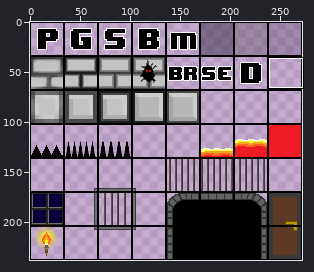
Two versions of one sprite sheet, assets/art/tiles/tileset/tileset1.png. The picture above shows the old version from afar; the outline marks the close-up.
Close-up. First the earlier version:
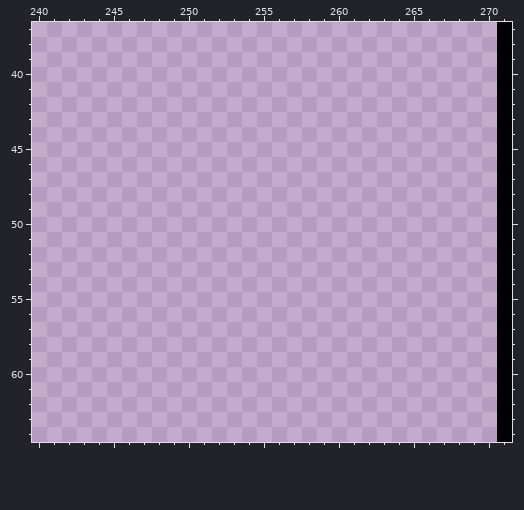
The file is 272x238 pixels. Pixels under 10% opacity are left out. Colours within 5 levels of each other are drawn and written as one. Shown: x 240..271, y 37..64.
Now the later version:
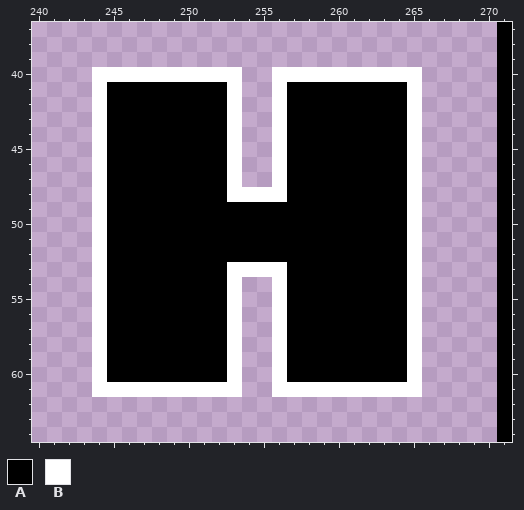
Palette (. is transparent): A #000000  B #ffffff
Edits made:
@@ x 240..271 @@
 39 ...............................A
-40 ...............................A
-41 ...............................A
-42 ...............................A
-43 ...............................A
-44 ...............................A
-45 ...............................A
-46 ...............................A
-47 ...............................A
-48 ...............................A
-49 ...............................A
-50 ...............................A
-51 ...............................A
-52 ...............................A
-53 ...............................A
-54 ...............................A
-55 ...............................A
-56 ...............................A
-57 ...............................A
-58 ...............................A
-59 ...............................A
-60 ...............................A
-61 ...............................A
+40 ....BBBBBBBBBB..BBBBBBBBBB.....A
+41 ....BAAAAAAAAB..BAAAAAAAAB.....A
+42 ....BAAAAAAAAB..BAAAAAAAAB.....A
+43 ....BAAAAAAAAB..BAAAAAAAAB.....A
+44 ....BAAAAAAAAB..BAAAAAAAAB.....A
+45 ....BAAAAAAAAB..BAAAAAAAAB.....A
+46 ....BAAAAAAAAB..BAAAAAAAAB.....A
+47 ....BAAAAAAAAB..BAAAAAAAAB.....A
+48 ....BAAAAAAAABBBBAAAAAAAAB.....A
+49 ....BAAAAAAAAAAAAAAAAAAAAB.....A
+50 ....BAAAAAAAAAAAAAAAAAAAAB.....A
+51 ....BAAAAAAAAAAAAAAAAAAAAB.....A
+52 ....BAAAAAAAAAAAAAAAAAAAAB.....A
+53 ....BAAAAAAAABBBBAAAAAAAAB.....A
+54 ....BAAAAAAAAB..BAAAAAAAAB.....A
+55 ....BAAAAAAAAB..BAAAAAAAAB.....A
+56 ....BAAAAAAAAB..BAAAAAAAAB.....A
+57 ....BAAAAAAAAB..BAAAAAAAAB.....A
+58 ....BAAAAAAAAB..BAAAAAAAAB.....A
+59 ....BAAAAAAAAB..BAAAAAAAAB.....A
+60 ....BAAAAAAAAB..BAAAAAAAAB.....A
+61 ....BBBBBBBBBB..BBBBBBBBBB.....A
 62 ...............................A
Pixel boxes of the changes (left, top, right, bottom) in both close-ups:
added: (92, 67, 422, 397)
